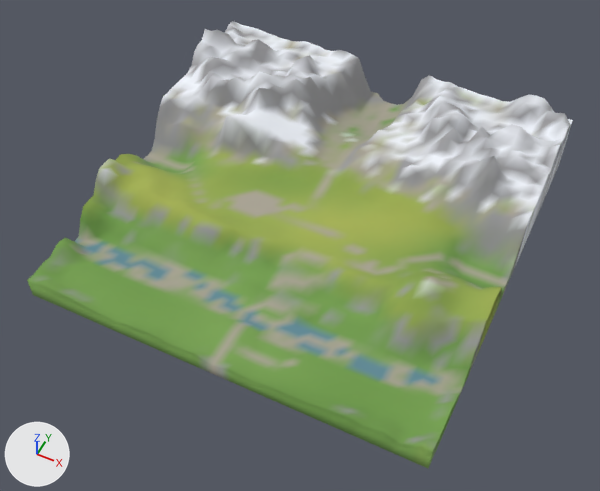
The glTF model public/assets/baked/nalati-grasslands/far.glb as it was, and as the next commit left it.
Camera for both pictures: a camera (50 mm lens) standing at (310.0, -660.0, 757.0) and looking at (6.0, -52.0, -2.0). Every picture has the same lights, and +X, +Y and +Z are marked at lower left. The older version comes first. Vertices at exactly the same position are counted once.

In view in the first picture: 'far-proxy'.
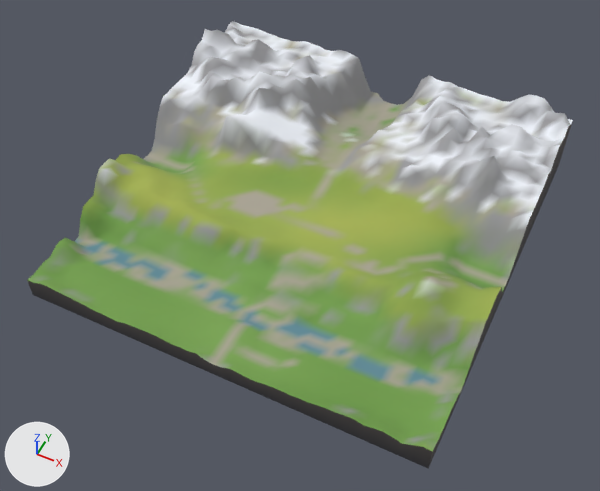
Where the change shows, as pixel boxes [x1, y1, x2, y2] in the pictures (600 x 491 px):
```json
{"part": 1, "of": "me_far_proxy", "change": "recoloured", "before": [27, 280, 504, 468], "after": [27, 280, 504, 468]}
{"part": 2, "of": "me_far_proxy", "change": "recoloured", "before": [516, 124, 571, 264], "after": [516, 124, 571, 264]}
{"part": 3, "of": "me_far_proxy", "change": "recoloured", "before": [205, 126, 570, 378], "after": [205, 126, 570, 378]}
{"part": 4, "of": "me_far_proxy", "change": "recoloured", "before": [519, 123, 572, 256], "after": [519, 123, 572, 256]}
```

Edits to the scene script, one JSON object a line:
```json
{"block": "me_far_proxy", "where": "me_far_proxy.from_pydata(...)  # 2878 vertices, 5568 faces; spans x -250.0..250.0, y -250.0..250.0, z -20.0..105.0"}
{"block": "me_far_proxy", "where": "# used by ob_far_proxy; location = (0.0, 0.0, 0.0)"}
{"block": "me_far_proxy", "change": "me_far_proxy part 1: 171 faces centred in x -250.0..250.0, y -250.0..-7.0, z -17.0..27.0 are repainted in the vertex colours; the middle colour goes from green #74934c to dark grey #38383e"}
{"block": "me_far_proxy", "change": "me_far_proxy part 2: 99 faces centred in x -250.0..250.0, y 49.0..250.0, z 6.0..56.0 are repainted in the vertex colours; the middle colour goes from light grey #ced1d6 to dark grey #38383e"}
{"block": "me_far_proxy", "change": "me_far_proxy part 3: 80 faces centred in x -250.0..250.0, y -250.0..250.0, z -13.0..43.0 are repainted in the vertex colours; the middle colour goes from grey #9b9b93 to dark grey #38383e"}
{"block": "me_far_proxy", "change": "me_far_proxy part 4: 34 faces centred in x -250.0..250.0, y 59.0..250.0, z 31.0..43.0 are repainted in the vertex colours; the middle colour goes from white #f0f3fa to dark grey #55504d"}
```
